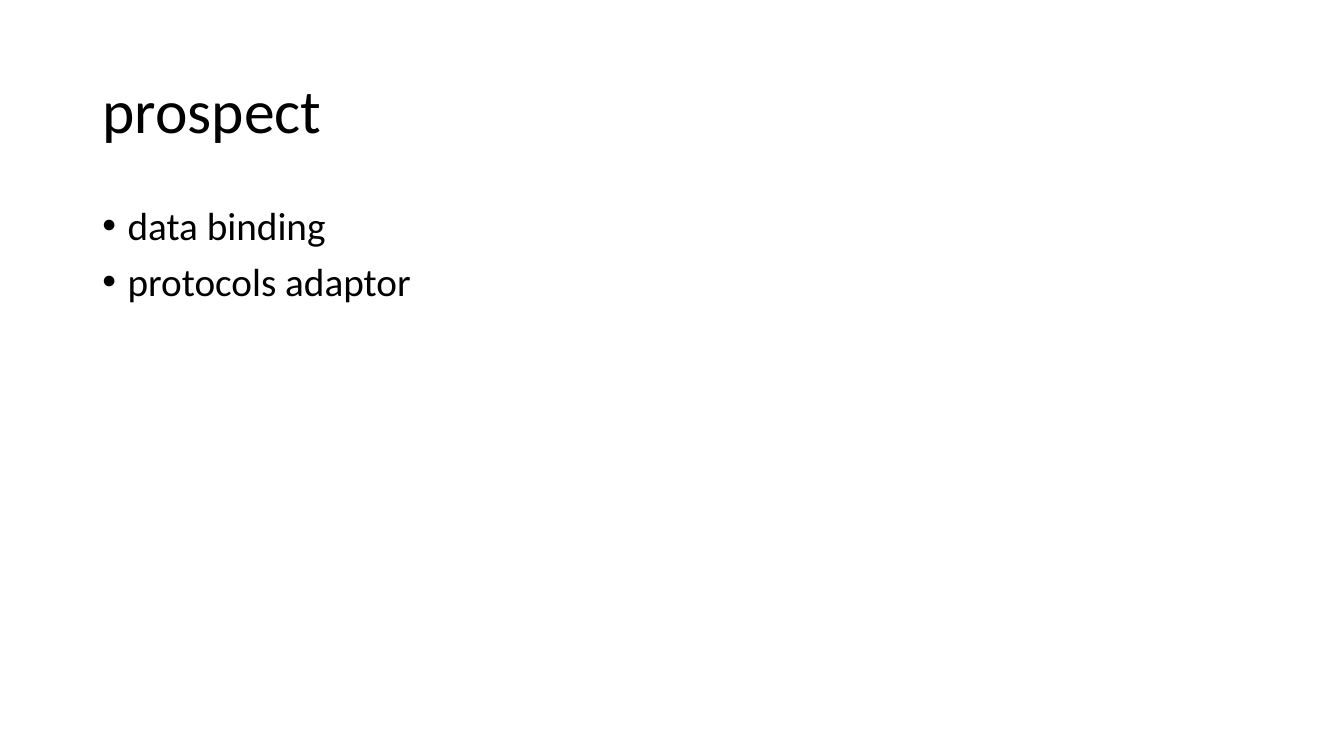
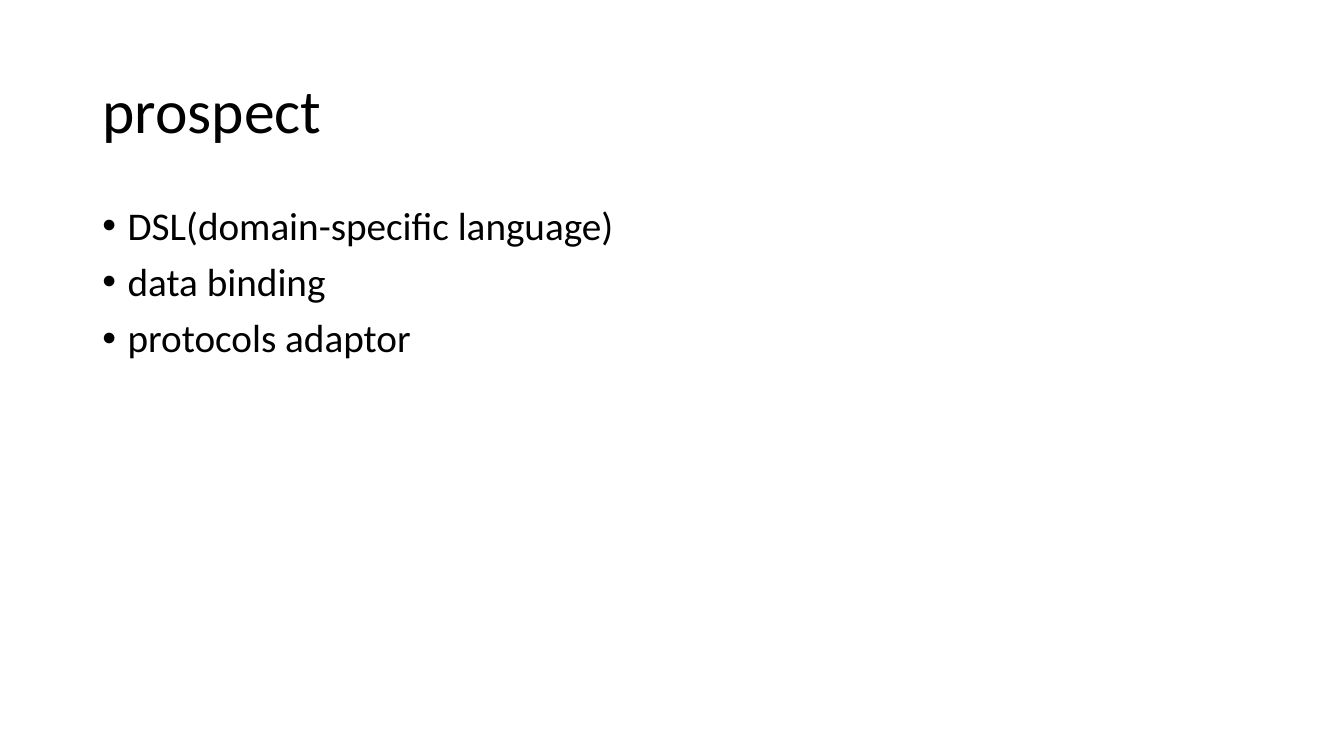
Before and after one commit to qicosmos/cppcon2017, a slide deck: slide 59 of cppcon2017.pptx. Drawn at 1344x756 pixels with LibreOffice and Linux fonts; fonts in the diff are those of the drawing. Boxes give left, top, right and bottom in pixels: in the first picture for what was removed or moved away, otherwise in the second. Text is boxed around its words. In the diff, an @@ line names an element or a change of style, - is before the commit and + after.

```diff
--- a/cppcon2017.pptx
+++ b/cppcon2017.pptx
@@ text at (128,211,614,247): paragraph added @@
+• DSL(domain-specific language)
```
Also in this commit, not shown: 5 other slides changed, 1 slide added, 1 slide removed.
